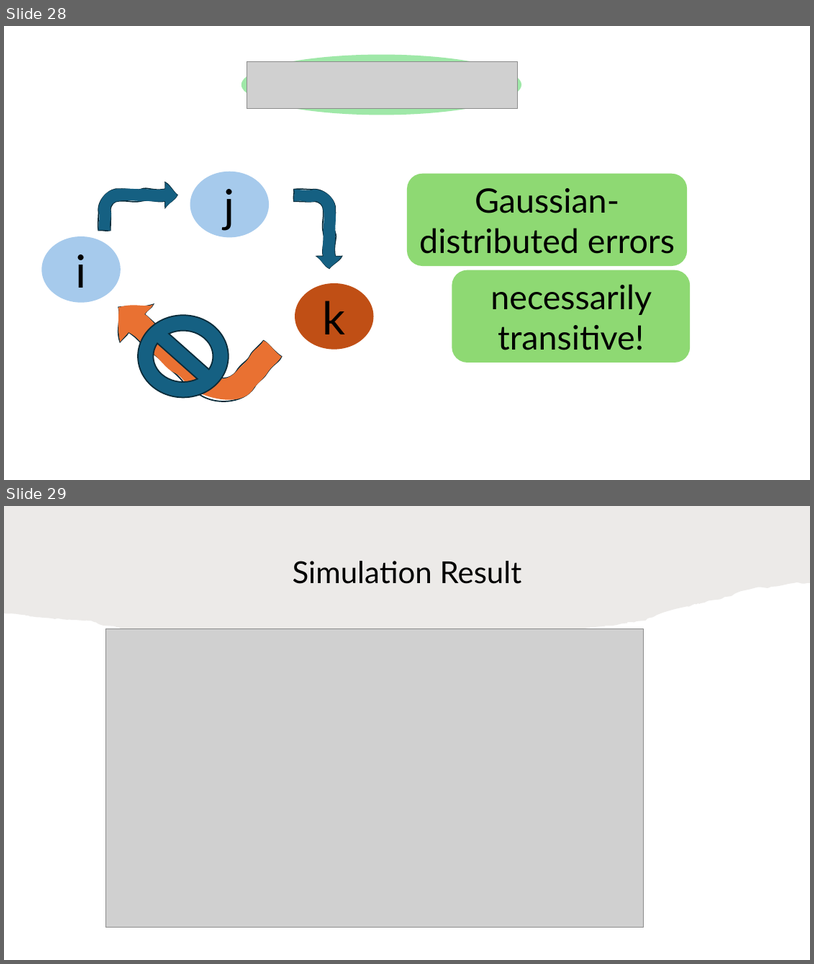
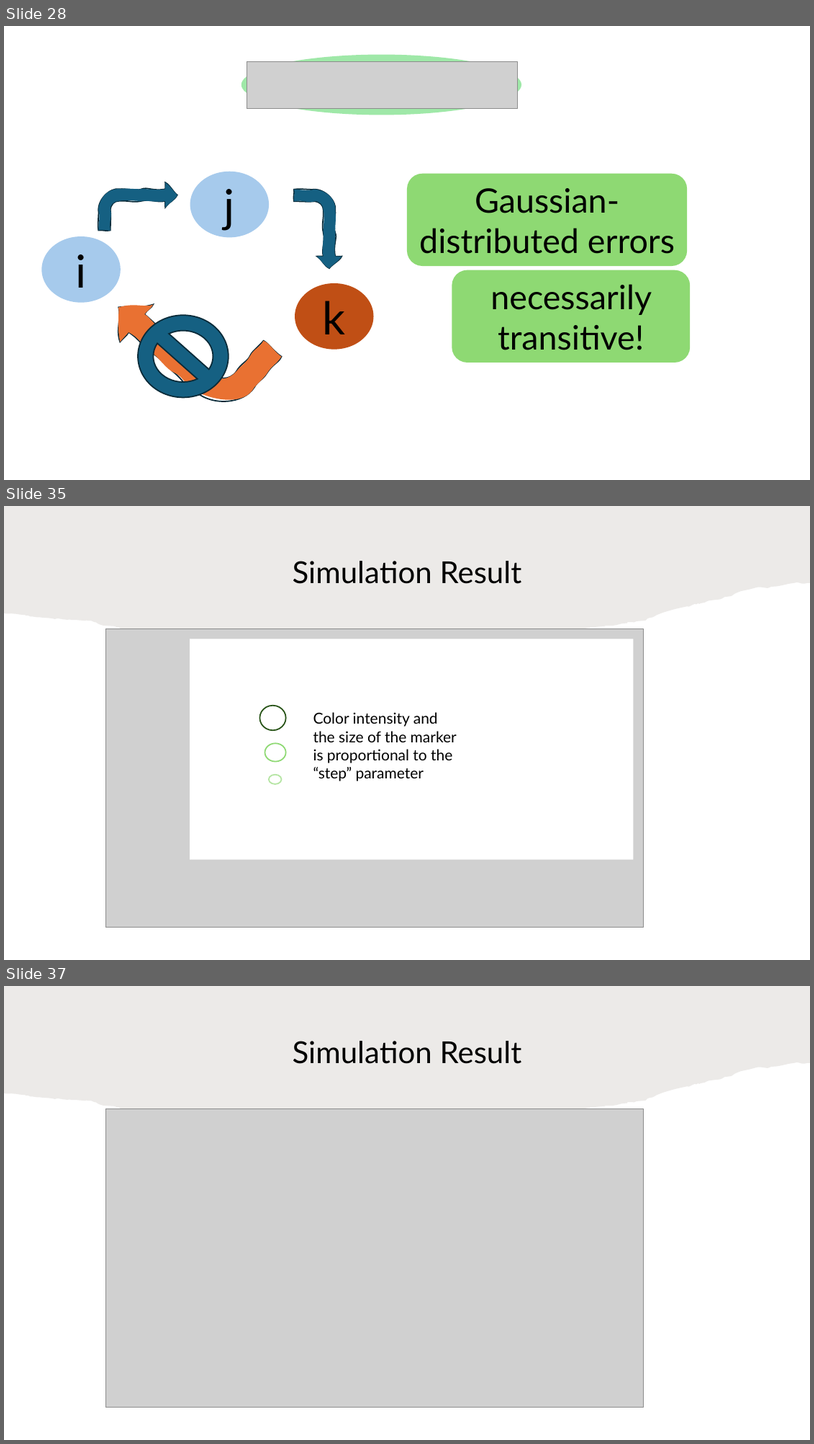
Before and after one commit to HaseebLUMS/Onyx-Presentation, a slide deck: tommy_hotnets_v2.pptx. Shown one above the other, each under a label of ours: slides 28 and 29 before the commit, slides 28, 35 and 37 after it; the slides between them are not shown. The pictures are 814x964 and 814x1444 pixels, drawn with LibreOffice and Linux fonts; fonts in the diff are those of the drawing; grey boxes stand for pictures. Boxes give left, top, right and bottom in pixels: in the first picture for what was removed or moved away, otherwise in the second. Text is boxed around its words. In the diff, an @@ line names an element or a change of style, - is before the commit and + after.

```diff
--- a/tommy_hotnets_v2.pptx
+++ b/tommy_hotnets_v2.pptx
@@ slide 35 added at (4, 506, 810, 960), background #FFFFFF @@
@@ freeform shape added at (4, 506, 810, 644), fill #82766A at 15% opacity @@
@@ title added at (293, 561, 522, 584), 36 pt, text #000000 @@
+Simulation Result
@@ picture added at (106, 629, 643, 927) @@
@@ rectangle added at (190, 638, 634, 860), fill #FFFFFF @@
@@ ellipse added at (260, 705, 286, 730), fill #FFFFFF, outline #275417 1.5 pt @@
@@ text added at (314, 712, 457, 781), 18 pt, text #000000 @@
+Color intensity and the size of the marker is proportional to the “step” parameter
@@ ellipse added at (265, 743, 286, 762), fill #FFFFFF, outline #8ED973 1.5 pt @@
@@ ellipse added at (269, 775, 282, 784), fill #FFFFFF, outline #B4E5A2 1.5 pt @@
@@ what was slide 29 is now slide 37 @@
```
Also in this commit, not shown: 1 slide changed, 6 other slides added.
